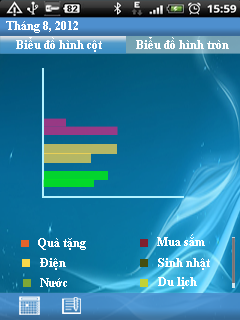
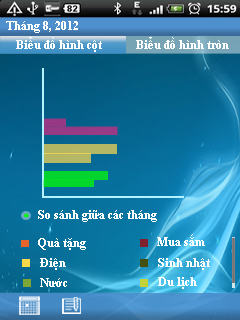
Layers edited between the first and the second (240, 320) image:
added layer "Shape 10" (90%) above "Layer 14" over [24, 213, 29, 218]
added layer "So sánh giữa các tháng" above "Shape 9" over [38, 210, 157, 222]
added layer "Shape 9" (40%) above "Shape 7" over [21, 211, 31, 220]
